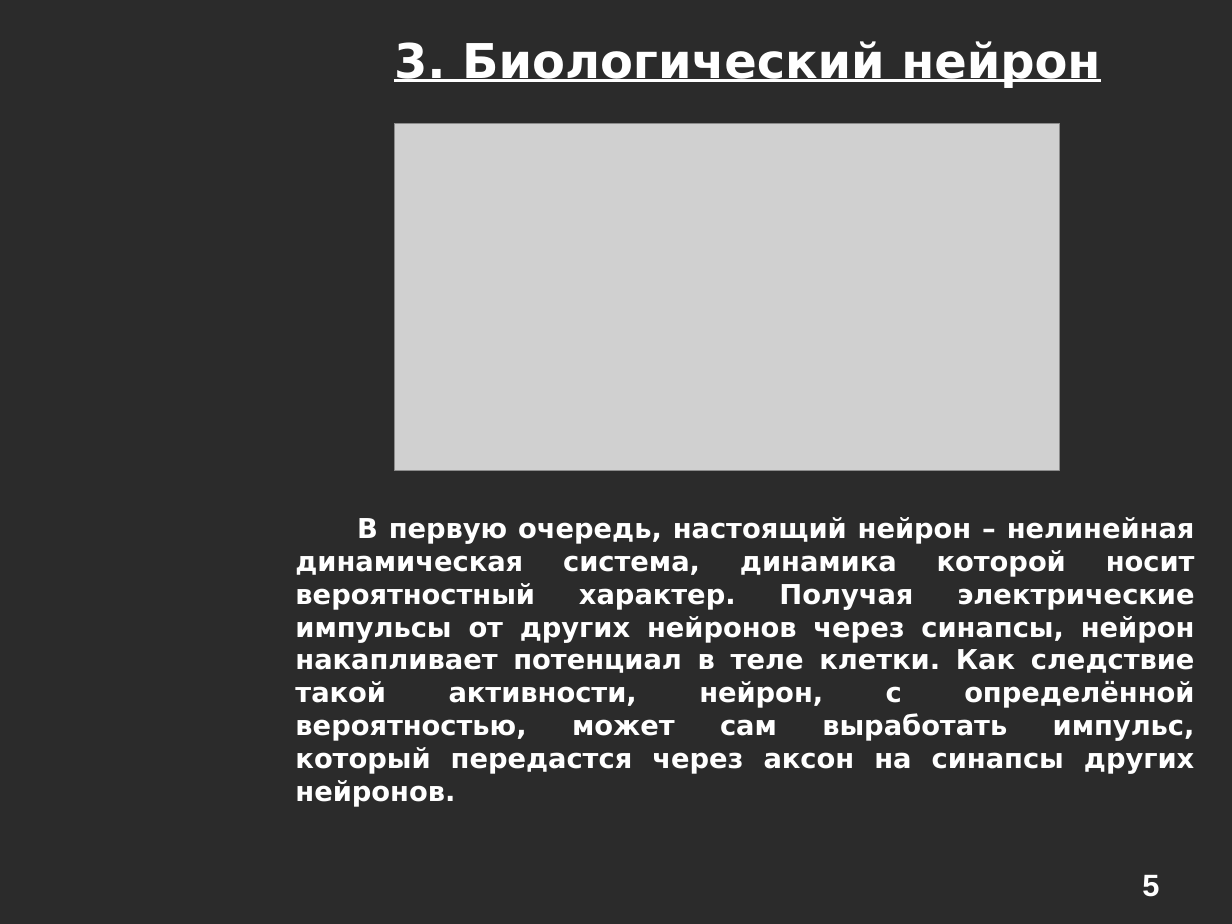
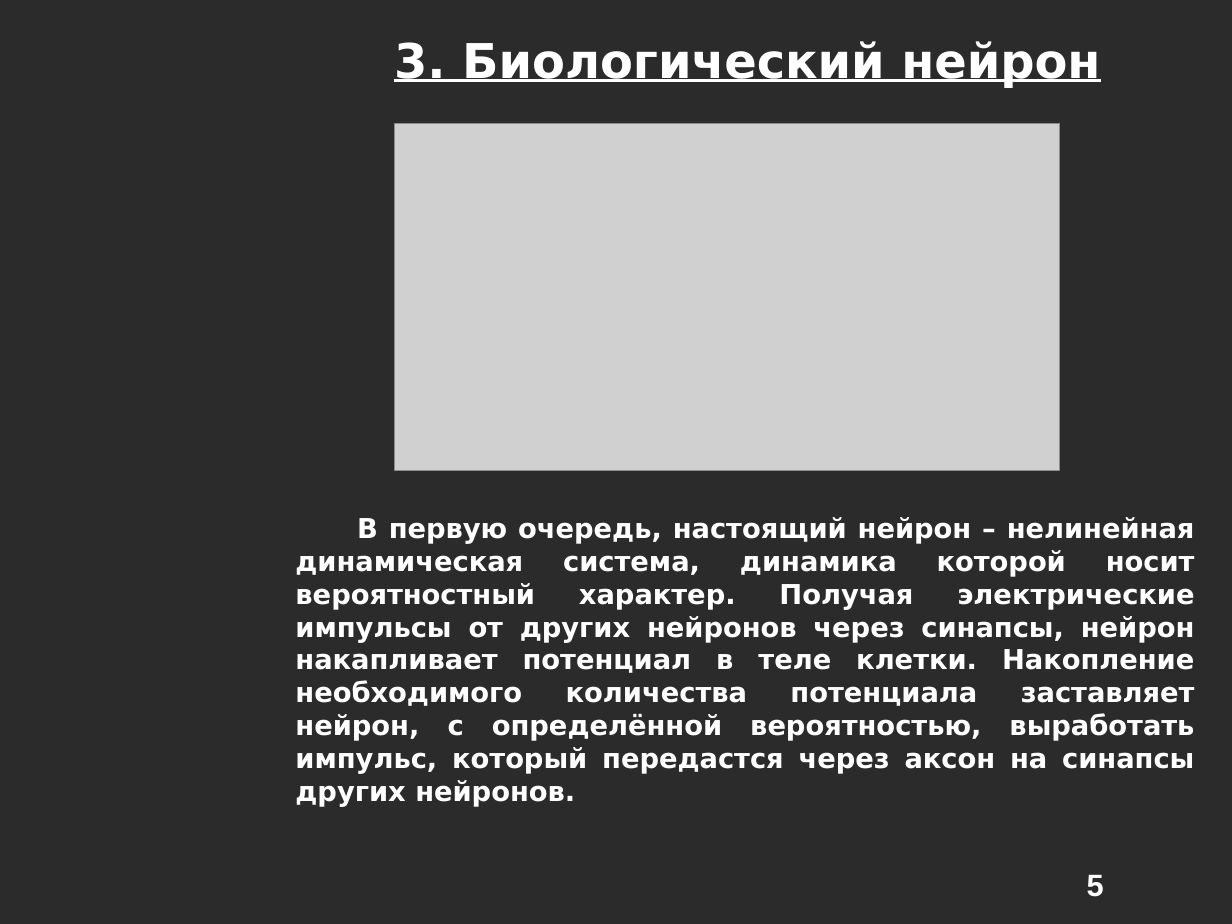
Before and after one commit to alexeyche/alexeyche-junk, a slide deck: slide 5 of cns/doc/conf.ppt. Drawn at 1232x924 pixels with LibreOffice and Linux fonts; fonts in the diff are those of the drawing; grey boxes stand for pictures; background and template pictures are left out; a plain dark background stands for a picture behind light text. Boxes give left, top, right and bottom in pixels: in the first picture for what was removed or moved away, otherwise in the second. Text is boxed around its words. In the diff, an @@ line names an element or a change of style, - is before the commit and + after.

```diff
--- a/cns/doc/conf.ppt
+++ b/cns/doc/conf.ppt
@@ text at [295,517,1195,807]: text changed @@
-В первую очередь, настоящий нейрон – нелинейная динамическая система, динамика которой носит вероятностный характер. Получая электрические импульсы от других нейронов через синапсы, нейрон накапливает потенциал в теле клетки. Как следствие такой активности, нейрон, с определённой вероятностью, может сам выработать импульс, который передастся через аксон на синапсы других нейронов.
+В первую очередь, настоящий нейрон – нелинейная динамическая система, динамика которой носит вероятностный характер. Получая электрические импульсы от других нейронов через синапсы, нейрон накапливает потенциал в теле клетки. Накопление необходимого количества потенциала заставляет нейрон, с определённой вероятностью, выработать импульс, который передастся через аксон на синапсы других нейронов.
@@ page number: place and size @@
-page number at [1142,875,1159,897]
+page number at [1087,875,1104,897]
```
Also in this commit, not shown: 12 other slides changed, 5 slides added, 2 slides removed.
